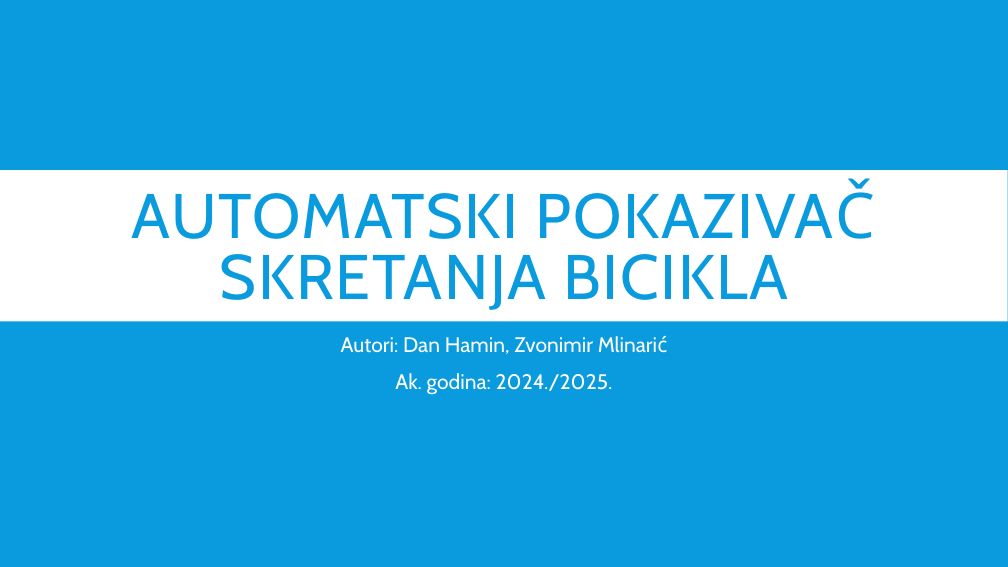
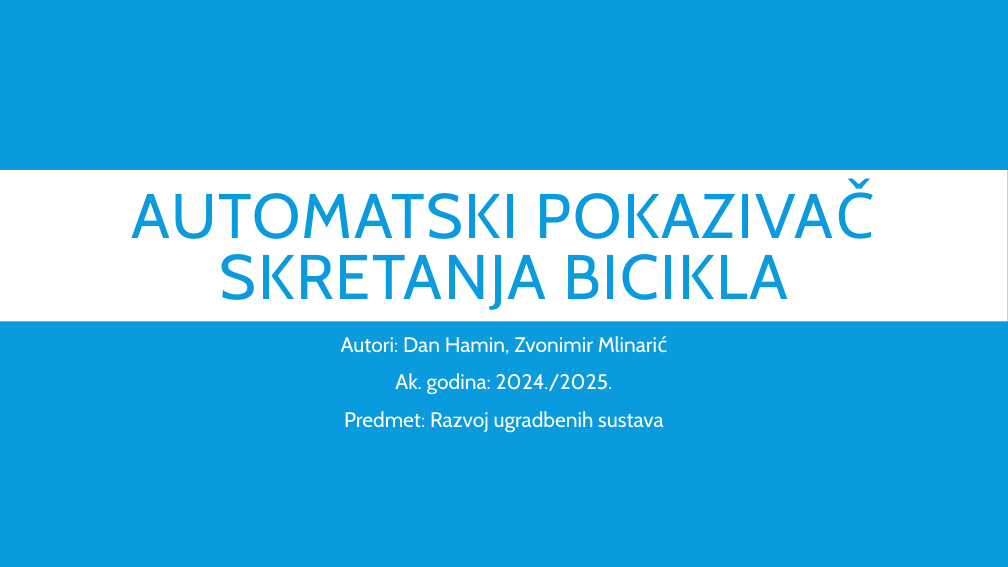
Before and after one commit to zvonimirM328/RUS-Automatski-pokazivac-skretanja-bicikla, a slide deck: slide 1 of Razvoj ugradenih sustava.pptx. Drawn at 1008x567 pixels with LibreOffice and Linux fonts; fonts in the diff are those of the drawing. Boxes give left, top, right and bottom in pixels: in the first picture for what was removed or moved away, otherwise in the second. Text is boxed around its words. In the diff, an @@ line names an element or a change of style, - is before the commit and + after.

```diff
--- a/Razvoj ugradenih sustava.pptx
+++ b/Razvoj ugradenih sustava.pptx
@@ subtitle at [344, 411, 664, 433]: paragraph added @@
+Predmet: Razvoj ugradbenih sustava
```
Also in this commit, not shown: 2 other slides changed.
